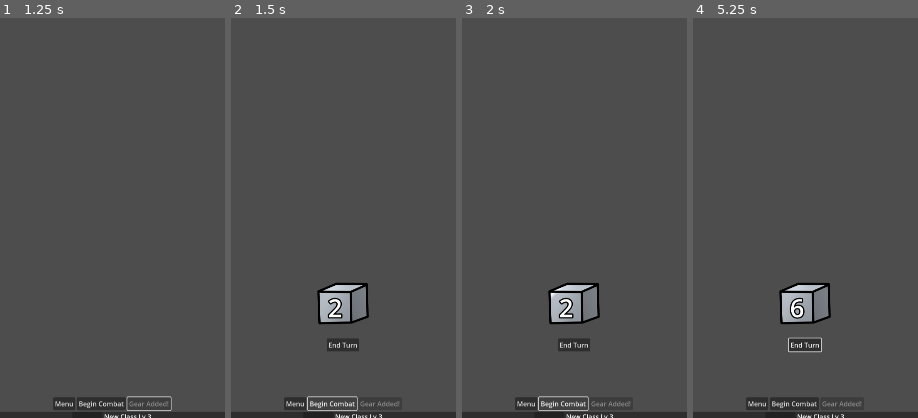
Above: before the commit, frames 1-4 (left to right).
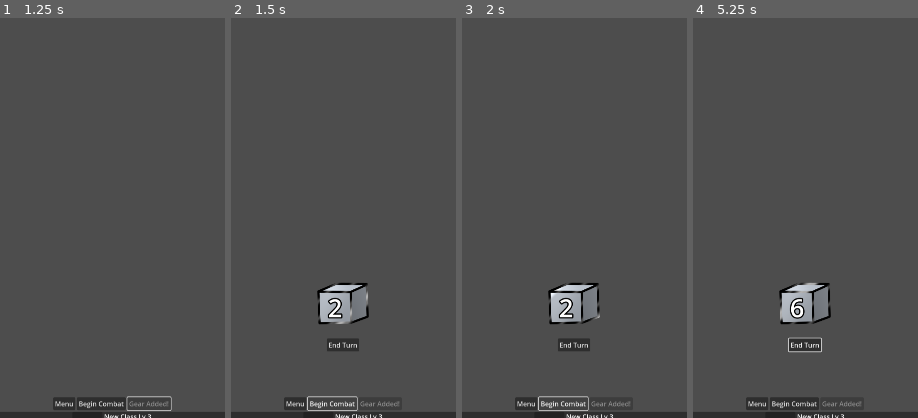
Above: after the commit, the same moments.

Repository: smugmonster66-design/godot-dice-rpg
Game: Godot game, scene res://scenes/game/map_scene.tscn
The game is run twice, just before and just after one commit, with the same random seed, the same clock (stepped at 60 frames per second) and the same inputs.
Inputs (mouse positions are % of the whole screen's width and height, from its top left):
- Up to frame 1 (1.25 s): click "Add Gear (2)" at 0.5 s
- Up to frame 2 (1.5 s): click "Begin Combat" at 1.25 s
- Up to frame 3 (2 s): no input
- Up to frame 4 (5.25 s): click "End Turn" at 2 s; tap Enter at 2.75, 4.25 s; drag from (39, 8) to (60, 28) at 2.77 s; tap Space at 3.5 s; drag from (50, 8) to (45, 70) at 3.52 s; move the mouse to (61, 8) at 4.27 s; click (61, 8) at 4.42 s; drag from (50, 40) to (20, 35) at 5.02 s
The pictures show only the part of the screen within x 25-75%, y 38-88%; the shares and areas given below are measured in that part.

Frame 1 is identical in both runs. In frame 2, 0.2% of the frame differs, in the area x 38-61%, y 66-77%; in frame 3, 0.2%; in frame 4, 0.2%.

Commit message:
update, currently broken

Diff:
--- a/resources/data/die_resource.gd
+++ b/resources/data/die_resource.gd
@@ -285,44 +285,10 @@
 
 	return all
 
-func get_visual_affixes() -> Array[DiceAffix]:
-	"""Get only affixes that have visual effects, in priority order.
-	   Last affix with a visual effect type wins for that component."""
-	var visual_affixes: Array[DiceAffix] = []
-
-	for affix in get_all_affixes():
-		if affix and _affix_has_visual_effects(affix):
-			visual_affixes.append(affix)
-
-	return visual_affixes
-
-func _affix_has_visual_effects(affix: DiceAffix) -> bool:
-	"""Check if an affix has any visual effect configured"""
-	if not affix:
-		return false
-
-	# Check legacy unified effects
-	if affix.visual_effect_type != DiceAffix.VisualEffectType.NONE:
-		return true
-
-	# Check per-component effects
-	if affix.fill_effect_type != DiceAffix.VisualEffectType.NONE:
-		return true
-	if affix.stroke_effect_type != DiceAffix.VisualEffectType.NONE:
-		return true
-	if affix.value_effect_type != DiceAffix.ValueEffectType.NONE:
-		return true
-
-	# Check for particles
-	if affix.particle_scene:
-		return true
-
-	return false
-
 func has_affix_with_effect(effect_type: DiceAffix.EffectType) -> bool:
 	"""Check if any affix has a specific effect type"""
 	for affix in get_all_affixes():
-		if affix.effect_type == effect_type:
+		if affix and affix.effect_type == effect_type:
 			return true
 	return false
 
@@ -391,11 +357,13 @@
 
 	# Deep copy inherent affixes
 	for affix in inherent_affixes:
-		copy.inherent_affixes.append(affix.duplicate(true))
+		if affix:
+			copy.inherent_affixes.append(affix.duplicate(true))
 
 	# Deep copy applied affixes
 	for affix in applied_affixes:
-		copy.applied_affixes.append(affix.duplicate(true))
+		if affix:
+			copy.applied_affixes.append(affix.duplicate(true))
 
 	return copy
 
@@ -407,11 +375,13 @@
 	"""Serialize die to dictionary"""
 	var inherent_data: Array[Dictionary] = []
 	for affix in inherent_affixes:
-		inherent_data.append(affix.to_dict())
+		if affix:
+			inherent_data.append(affix.to_dict())
 
 	var applied_data: Array[Dictionary] = []
 	for affix in applied_affixes:
-		applied_data.append(affix.to_dict())
+		if affix:
+			applied_data.append(affix.to_dict())
 
 	return {
 		"display_name": display_name,
--- a/shaders/dice/slashing/slashing_stroke.gdshader
+++ b/shaders/dice/slashing/slashing_stroke.gdshader
@@ -9,12 +9,6 @@
 
 void fragment() {
 	vec4 tex_color = texture(TEXTURE, UV);
-
-	// Only process visible parts of stroke
-	if (tex_color.a < 0.01) {
-		COLOR = tex_color;
-		return;
-	}
 
 	// Sharp edge highlight along diagonal
 	float edge_angle = (UV.x + UV.y) * 0.5;
Not shown, changed: shaders/dice/slashing/slashing_stroke.gdshader.uid
